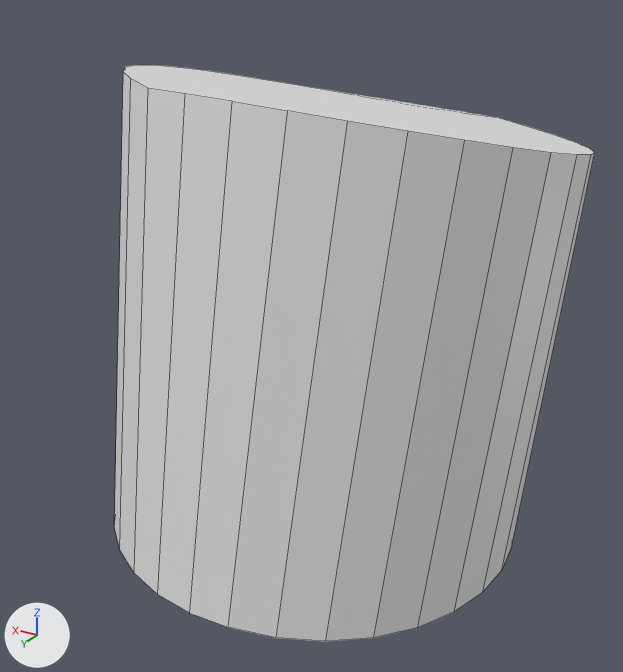
A saved change to the FBX model VEngine/Meshes/bone_cylinder.fbx.
Both versions are drawn from a 50 mm camera at (-1.89, 3.24, 1.54) aimed at (-0.01, 0.1, -0.03). The axes (+X, +Y, +Z) are drawn at lower left. The lights are the same throughout. Both versions are drawn at frame 21 of the action 'Armature|Armature|Armature|ArmatureAction|Armature|ArmatureAction'; the numbers are the values there. Mesh edges are drawn as thin lines.
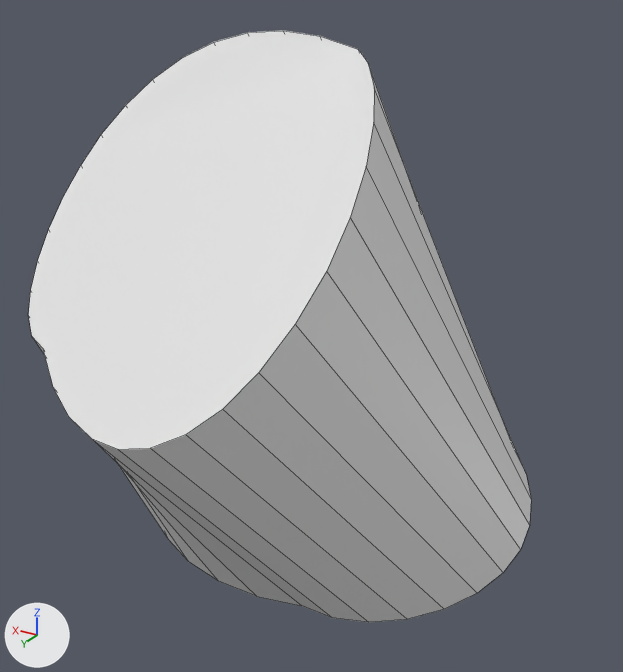
Changed parts and their boxes (x1, y1, x2, y2) in the pictures (623 x 672 px):
'Cylinder', reshaped, rescaled, turned
    before: (114, 65, 595, 642)
    after: (28, 30, 531, 622)

Edits to the bpy script that builds the scene:
```text
Change me_cylinder_002:
    used by ob_cylinder; location = (0.0, 0.0, 0.0); rotation_euler = (-1.571, 3.142, 0.0), in degrees (-90, 180, 0)
    remove me_cylinder_002.from_pydata(...)  # 64 vertices, 34 faces; spans x -1.02..1.1, y -1.04..1.15, z -1.13..1.04
    add me_cylinder_002.from_pydata(...)  # 64 vertices, 34 faces; spans x -103.92..125.2, y -109.32..131.9, z -110.45..128.56
    me_cylinder_002 part 1: 64 of 64 vertices moved; they spanned x -1.02..1.1, y -1.04..1.15, z -1.13..1.04 and now span x -103.92..125.2, y -109.32..131.9, z -110.45..128.56; mean shift (11.78, 24.23, -15.28); largest move (-0.83, 1.02, -0.51) -> (114.09, 14.39, 79.01)
Change ob_cylinder:
    ob_cylinder.rotation_euler: (-1.571, 3.142, 0.0) -> (0.0, 0.0, 0.0)  # degrees (-90, 180, 0) -> degrees (0, 0, 0)
    ob_cylinder.scale: (1.0, 1.0, 1.0) -> (0.01, 0.01, 0.01)
```
